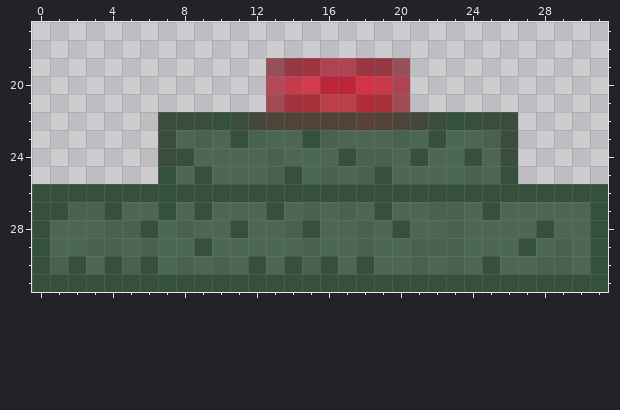
Two versions of one pixel-art sprite, The Plague Doctor.gmx/sprites/images/spr_Landmine_0.png. That is the earlier state.
The file is 32x32 pixels. Colours within 5 levels of each other are drawn and written as one. Shown: x 0..31, y 17..31.
Once edited:
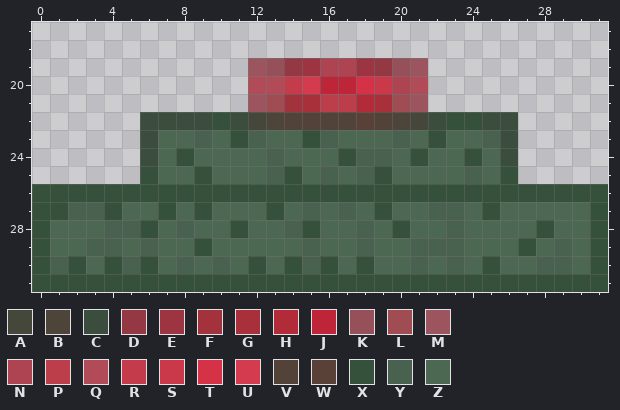
Palette (. is transparent): A #45473a  B #4d453a  C #3b4d3d  D #943843  E #9d3442  F #a2333c  G #a8303a  H #b22b39  J #be2539  K #96505a  L #9f4d53  M #9c545f  N #ae4452  P #bc3e4a  Q #b14b58  R #c43b4b  S #ca394a  T #d53247  U #d43b4f  V #534238  W #594137  X #35513b  Y #49624f  Z #4c6852
Message: Made a new torch spr
Diff:
@@ x 4..23 @@
 18 ....................
-19 .........KDENNEDK...
-20 .........QRUJJTSN...
-21 .........LFGPPHGL...
-22 ...CCCXCABVVVVWVBACX
-23 ...CZYZXYZZXYZZZYZXZ
-24 ...CXZZZZYZZZXYYZXZZ
-25 ...XZXZZZYXZYZYXZZZZ
+19 ........MKDENNEDKM..
+20 ........QQRUJJTSNQ..
+21 ........MLFGPPHGLM..
+22 ..CCCCXCABVVVVWVBACX
+23 ..CZZYZXYZZXYZZZYZXZ
+24 ..CZXZZZZYZZZXYYZXZZ
+25 ..XZZXZZZYXZYZYXZZZZ
 26 XXXXXXXXXXXXXXXXXXXX
